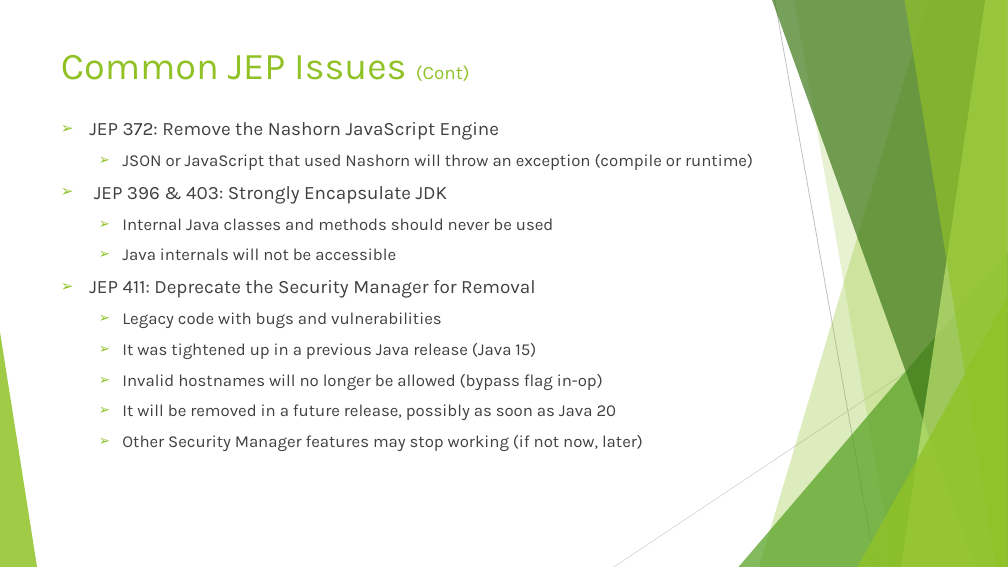
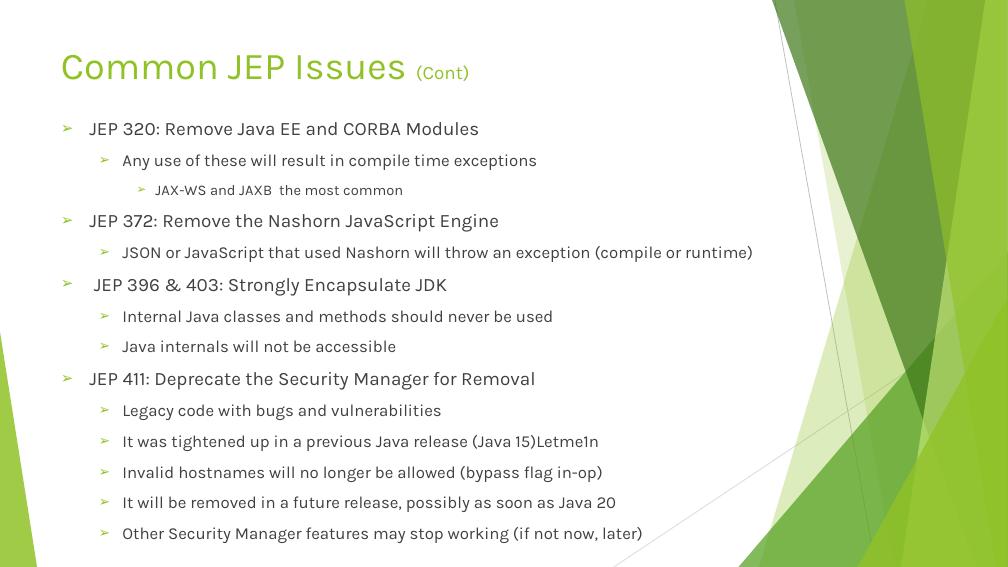
Before and after one commit to Rohan427/Qpid4Graal, a slide deck: slide 18 of doc/reference/Java_17 _Upgrade.pptx. Drawn at 1008x567 pixels with LibreOffice and Linux fonts; fonts in the diff are those of the drawing. Boxes give left, top, right and bottom in pixels: in the first picture for what was removed or moved away, otherwise in the second. Text is boxed around its words. In the diff, an @@ line names an element or a change of style, - is before the commit and + after.

Commit message:
Final version of Java 17 Upgrade PPT

```diff
--- a/doc/reference/Java_17 _Upgrade.pptx
+++ b/doc/reference/Java_17 _Upgrade.pptx
@@ text at bbox=[89, 122, 538, 195]: paragraphs added @@
+➢ JEP 320: Remove Java EE and CORBA Modules
+  ➢ Any use of these will result in compile time exceptions
+    ➢ JAX-WS and JAXB the most common
@@ text at bbox=[122, 435, 599, 451]: text changed @@
-  ➢ It was tightened up in a previous Java release (Java 15)
+  ➢ It was tightened up in a previous Java release (Java 15)Letme1n
```
Also in this commit, not shown: 7 other slides changed.
